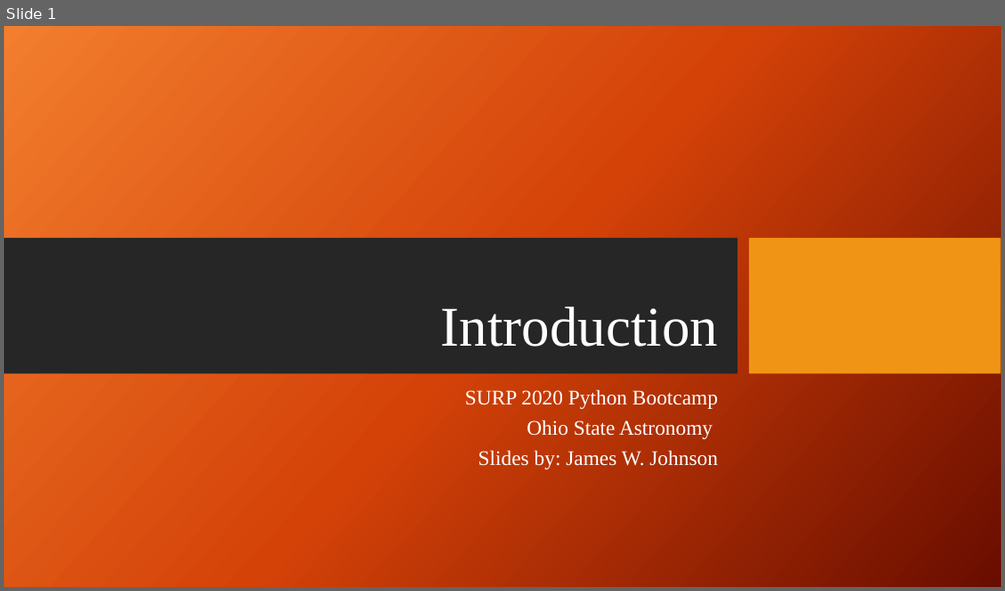
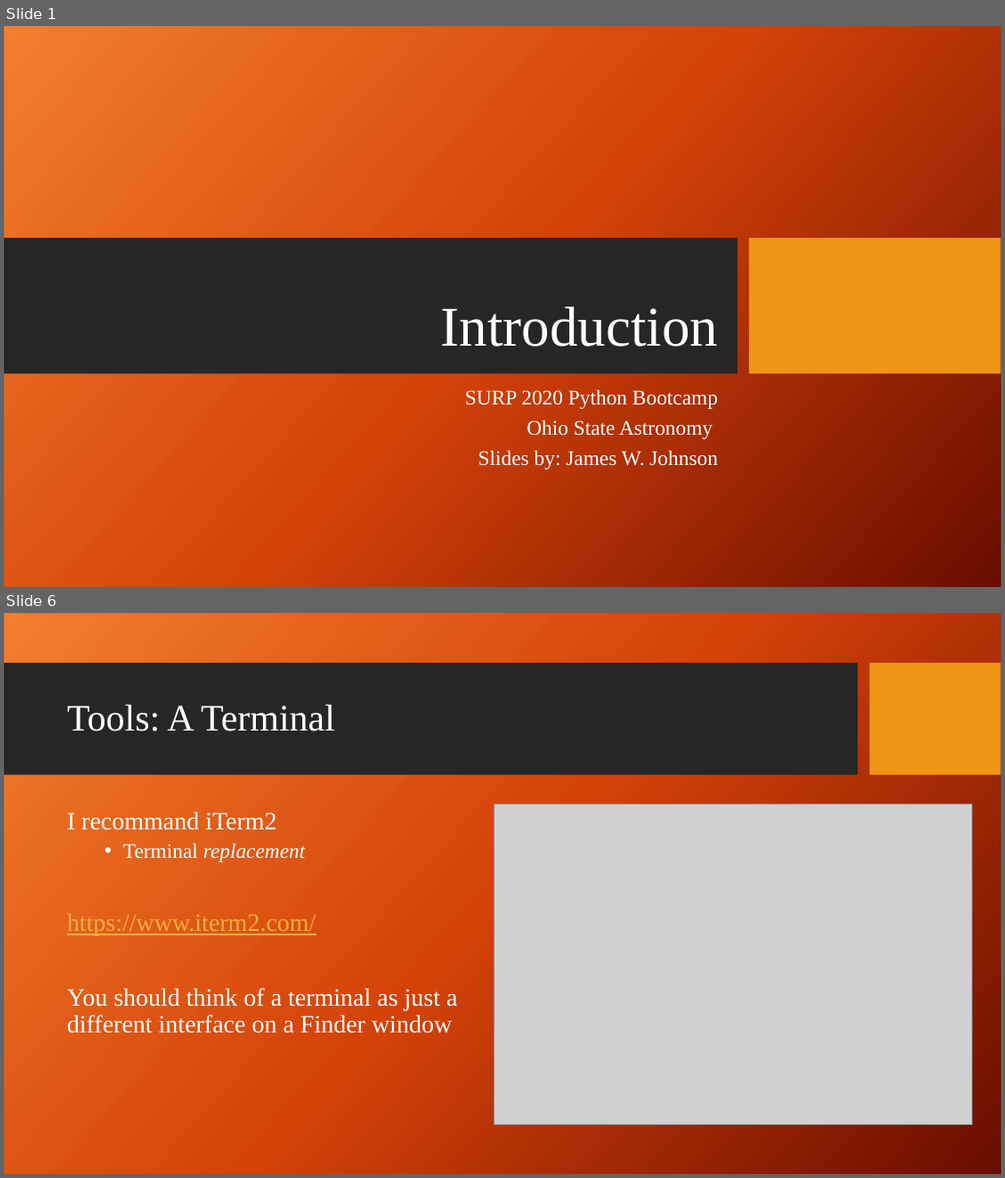
Before and after one commit to giganano/PythonBootcamp, a slide deck: slides/intro.pptx. Shown one above the other, each under a label of ours: slide 1 before the commit, slides 1 and 6 after it; the slides between them are not shown. The pictures are 1005x591 and 1005x1178 pixels, drawn with LibreOffice and Linux fonts; fonts in the diff are those of the drawing; grey boxes stand for pictures; background and template pictures are left out. Boxes give left, top, right and bottom in pixels: in the first picture for what was removed or moved away, otherwise in the second. Text is boxed around its words. In the diff, an @@ line names an element or a change of style, - is before the commit and + after.

Commit message:
slides: terminal

```diff
--- a/slides/intro.pptx
+++ b/slides/intro.pptx
@@ slide 6 added at bbox=[4, 613, 1001, 1174], background picture (left out) @@
@@ rectangle added at bbox=[4, 663, 858, 775], fill #262626 @@
@@ rectangle added at bbox=[870, 663, 1001, 775], fill #F09415 @@
@@ title added at bbox=[67, 705, 335, 731], 36 pt, text #FFFFFF @@
+Tools: A Terminal
@@ text added at bbox=[67, 811, 457, 1033], 24 pt, text #FFFFFF @@
+I recommand iTerm2
+  • Terminal replacement
+https://www.iterm2.com/
+You should think of a terminal as just a different interface on a Finder window
@@ picture added at bbox=[494, 804, 971, 1126] @@
```
Also in this commit, not shown: 2 slides changed, 3 other slides added, 6 other files.
